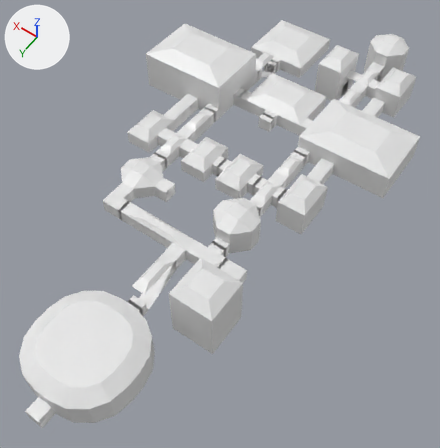
The FBX model Assets/Models/850004.fbx, before and after one commit.
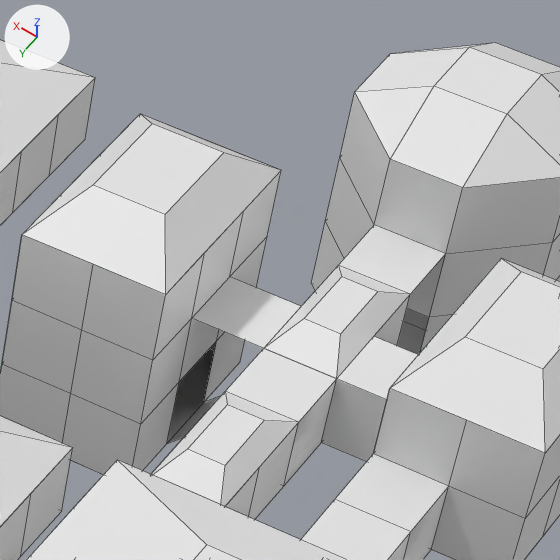
The first picture shows the older version from a 50 mm lens placed at (-16.8, 31.0, 32.3), pointed at (-1.5, 9.6, -1.3). The close-ups show both versions on the part from 72% to 91% of the width and 6% to 25% of the height of that picture; other places that the commit changed are outside them. The axes (+X, +Y, +Z) are drawn at upper left. The lights are the same throughout. The close-ups show mesh edges as thin lines. Vertices at the same position are counted once.

In view in the first close-up: 'Room_-10_-3', 'Room_-2_-4', 'Room_-2_-9', 'Room_-3_-8', 'Room_-4_-10', 'Room_-4_-6', 'Room_-4_-7', 'Room_-4_-9', 'Room_-5_-13', 'Room_-5_-8', 'Room_-6_-6', 'Room_-7_-9', 'Room_2_-12'.
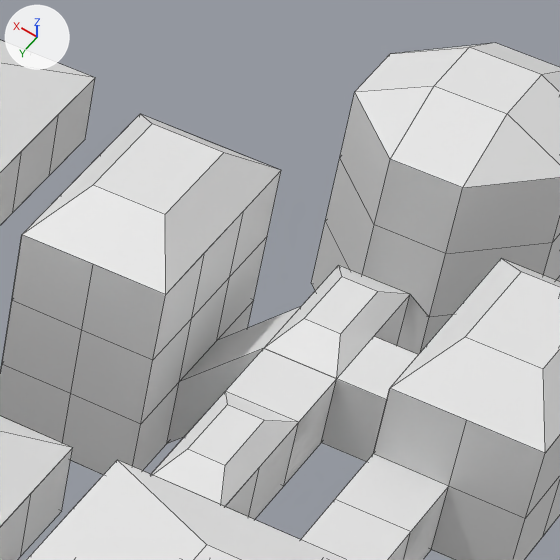
Where the newer file only moved an object's origin or applied its transform, the numbers keep the older frame.

The change, as JSON lines over the scene's bpy script:
```json
{"block": "me_ramp_003", "where": "me_ramp_003.from_pydata(...)  # 8 vertices, 2 faces; spans x -3.0..-2.0, y -8.0..-7.0, z -1.0..1.0"}
{"block": "me_ramp_003", "where": "# used by ob_room__3__8; location = (0.0, 0.0, 0.0)"}
{"block": "me_ramp_003", "where": "# verts and faces of me_ramp_003; kept vertices keep their numbers, new ones are numbered from 8"}
{"block": "me_ramp_003", "where": "# before: 2 (-2.0, -7.0, -1.0) at pixel (166, 443), 3 (-3.0, -7.0, 0.0), 4 (-3.0, -8.0, 1.0) at pixel (301, 306), 5 (-2.0, -8.0, 1.0) at pixel (229, 276), 6 (-3.0, -7.0, 1.0) at pixel (263, 348)"}
{"block": "me_ramp_003", "where": "# before: 7 (-2.0, -7.0, 1.0) at pixel (191, 318)"}
{"block": "me_ramp_003", "change": "me_ramp_003 part 1"}
{"op": "add", "block": "me_ramp_003", "code": "delete_vertices([5, 7])  # with the faces that use them"}
{"op": "add", "block": "me_ramp_003", "code": "verts[8] = (-3.0, -8.0, 0.0)"}
{"op": "add", "block": "me_ramp_003", "code": "verts[9] = (-2.0, -8.0, -1.0)"}
{"op": "add", "block": "me_ramp_003", "code": "verts[10] = (-2.0, -8.0, 0.0)  # pixel (216, 340)"}
{"op": "add", "block": "me_ramp_003", "code": "verts[11] = (-2.0, -7.0, 0.0)  # pixel (179, 381)"}
{"op": "add", "block": "me_ramp_003", "code": "verts[12] = (-3.0, -7.0, 1.0)  # pixel (263, 348)"}
{"op": "add", "block": "me_ramp_003", "code": "verts[13] = (-2.0, -7.0, 0.0)  # pixel (179, 381)"}
{"op": "add", "block": "me_ramp_003", "code": "faces += [(4, 10, 9, 8), (2, 11, 6, 3)]  # mat_wallmaterial_001 (white #e7e7e7)"}
{"op": "add", "block": "me_ramp_003", "code": "faces += [(4, 12, 13, 10)]  # mat_ceilingmaterial_001 (white #e7e7e7)"}
{"op": "add", "block": "me_ramp_003", "code": "me_ramp_003.materials.append(mat_wallmaterial_001)  # white #e7e7e7"}
{"block": "me_ramp_004", "where": "me_ramp_004.from_pydata(...)  # 8 vertices, 2 faces; spans x -4.0..-3.0, y -10.0..-9.0, z -1.0..1.0"}
{"block": "me_ramp_004", "where": "# used by ob_room__4__10; location = (0.0, 0.0, 0.0)"}
{"block": "me_ramp_004", "where": "# verts and faces of me_ramp_004; kept vertices keep their numbers, new ones are numbered from 8"}
{"block": "me_ramp_004", "where": "# before: 0 (-4.0, -10.0, -1.0), 1 (-3.0, -10.0, -1.0), 4 (-4.0, -10.0, 1.0) at pixel (445, 253), 5 (-3.0, -10.0, 1.0) at pixel (374, 224), 6 (-4.0, -9.0, 1.0) at pixel (410, 294)"}
{"block": "me_ramp_004", "where": "# before: 7 (-3.0, -9.0, 1.0) at pixel (338, 265)"}
{"block": "me_ramp_004", "change": "me_ramp_004 part 2"}
{"op": "add", "block": "me_ramp_004", "code": "delete_vertices([4, 5])  # with the faces that use them"}
{"op": "add", "block": "me_ramp_004", "code": "for new, old in zip([*range(8, 12)], [6, 6, 7, 7]): verts[new] = verts[old] + (0.0, -1.0, -1.0)"}
{"op": "add", "block": "me_ramp_004", "code": "verts[12] = (-4.0, -9.0, 0.0)"}
{"op": "add", "block": "me_ramp_004", "code": "verts[13] = (-3.0, -9.0, 0.0)"}
{"op": "add", "block": "me_ramp_004", "code": "faces += [(0, 12, 6, 8), (1, 10, 7, 13)]  # mat_wallmaterial_001 (white #e7e7e7)"}
{"op": "add", "block": "me_ramp_004", "code": "faces += [(6, 7, 11, 9)]  # mat_ceilingmaterial_001 (white #e7e7e7)"}
{"op": "add", "block": "me_ramp_004", "code": "me_ramp_004.materials.append(mat_wallmaterial_001)  # white #e7e7e7"}
```

Changed parts and their boxes [x1, y1, x2, y2] in the close-ups (560 x 560 px):
```json
{"object": "Room_-3_-8", "change": "reshaped", "before": [168, 277, 301, 443], "after": [167, 307, 300, 443], "on screen": "18% shorter"}
{"object": "Room_-4_-10", "change": "reshaped", "before": [339, 225, 446, 294], "after": [397, 295, 429, 355]}
{"part": 1, "of": "me_ramp_003", "change": "built on", "before": [192, 277, 301, 348], "after": [167, 307, 300, 443]}
```
